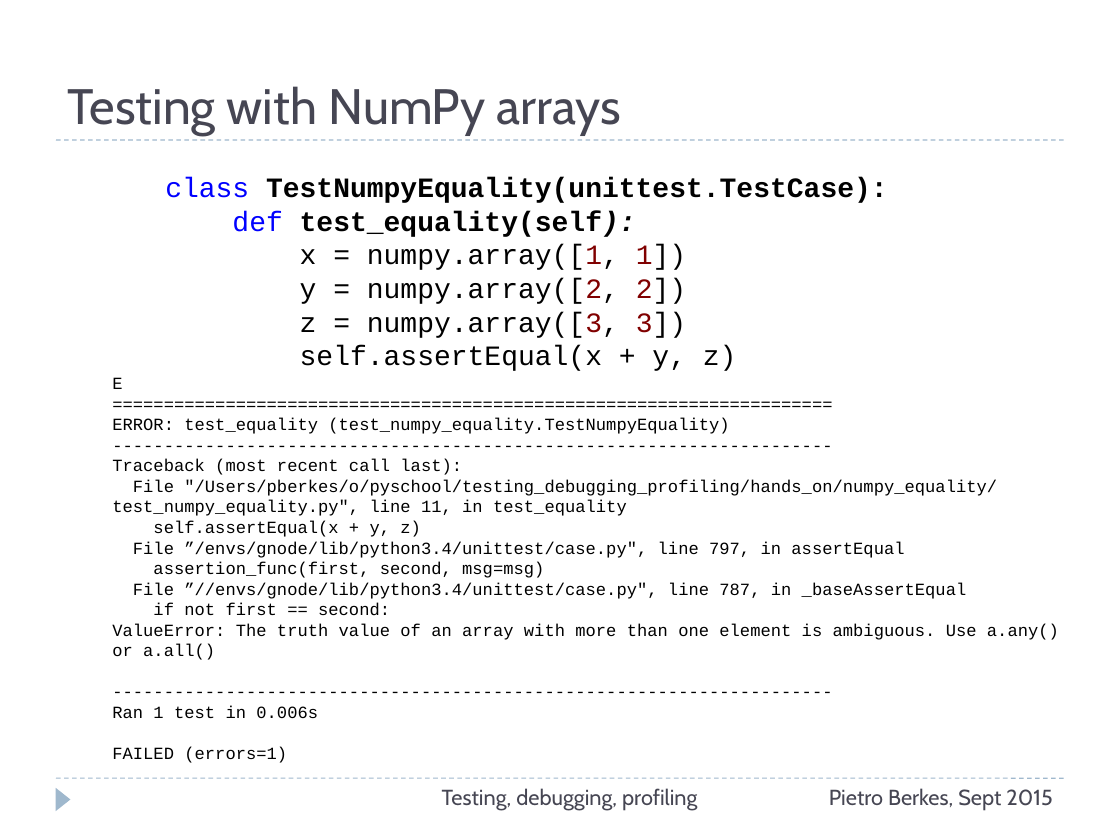
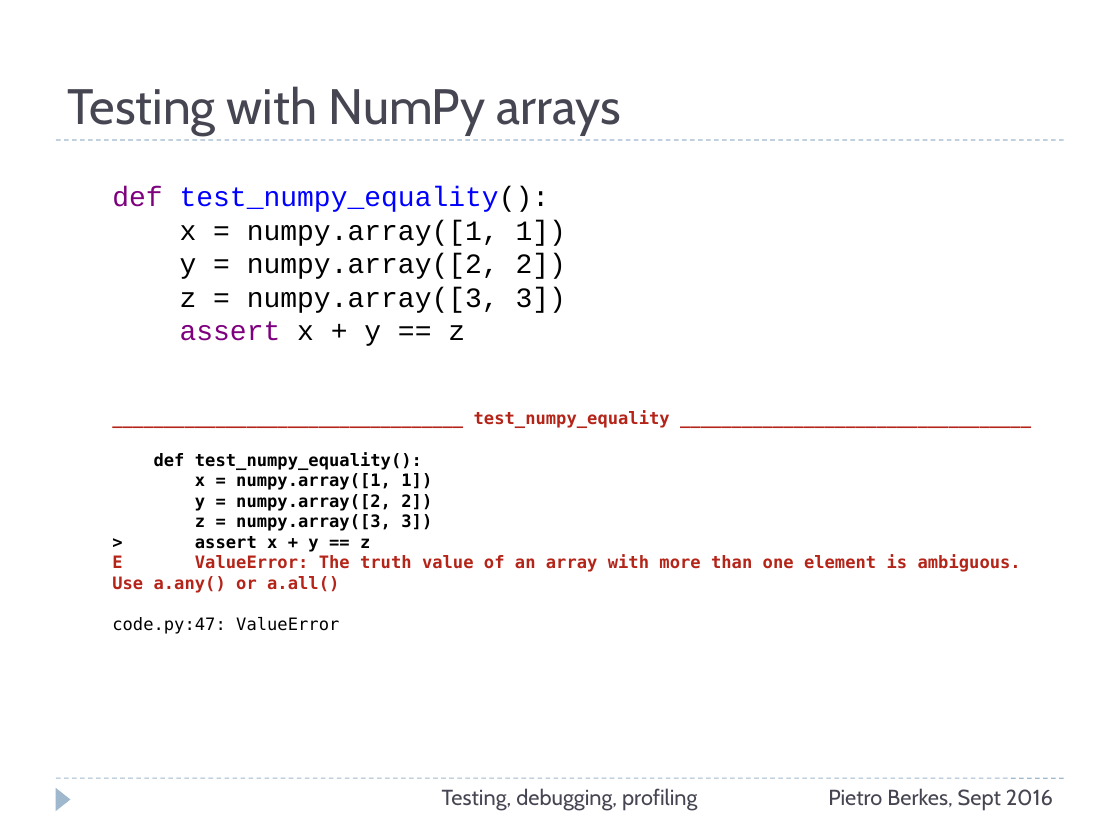
Before and after one commit to ASPP/testing_debugging_profiling, a slide deck: slide 29 of testing-debugging-profiling.pptx (slide 27 before the commit). Drawn at 1120x840 pixels with LibreOffice and Linux fonts; fonts in the diff are those of the drawing. Boxes give left, top, right and bottom in pixels: in the first picture for what was removed or moved away, otherwise in the second. Text is boxed around its words. In the diff, an @@ line names an element or a change of style, - is before the commit and + after.

Commit message:
First part of testing converted to py.test .

```diff
--- a/testing-debugging-profiling.pptx
+++ b/testing-debugging-profiling.pptx
@@ text at (112,186,566,346): text changed @@
-class TestNumpyEquality(unittest.TestCase):
-def test_equality(self):
-x = numpy.array([1, 1])
-y = numpy.array([2, 2])
-z = numpy.array([3, 3])
-self.assertEqual(x + y, z)
+def test_numpy_equality():
+x = numpy.array([1, 1])
+y = numpy.array([2, 2])
+z = numpy.array([3, 3])
+assert x + y == z
@@ text at (112,411,1021,634): text changed; font Courier New to DejaVu Sans Mono; text colour #000000 to #B42419; bold on @@
-E
-======================================================================
-ERROR: test_equality (test_numpy_equality.TestNumpyEquality)
-----------------------------------------------------------------------
-Traceback (most recent call last):
-File "/Users/pberkes/o/pyschool/testing_debugging_profiling/hands_on/numpy_equality/test_numpy_equality.py", line 11, in test_equality
-self.assertEqual(x + y, z)
-File ”/envs/gnode/lib/python3.4/unittest/case.py", line 797, in assertEqual
-assertion_func(first, second, msg=msg)
-File ”//envs/gnode/lib/python3.4/unittest/case.py", line 787, in _baseAssertEqual
-if not first == second:
-ValueError: The truth value of an array with more than one element is ambiguous. Use a.any() or a.all()
-----------------------------------------------------------------------
-Ran 1 test in 0.006s
-FAILED (errors=1)
+__________________________________ test_numpy_equality __________________________________
+def test_numpy_equality():
+x = numpy.array([1, 1])
+y = numpy.array([2, 2])
+z = numpy.array([3, 3])
+> assert x + y == z
+E ValueError: The truth value of an array with more than one element is ambiguous. Use a.any() or a.all()
+code.py:47: ValueError
@@ text at (828,788,1053,811): text changed @@
-Pietro Berkes, Sept 2015
+Pietro Berkes, Sept 2016
```
Also in this commit, not shown: 75 other slides changed, 4 slides added, 2 slides removed, 1 other file.
